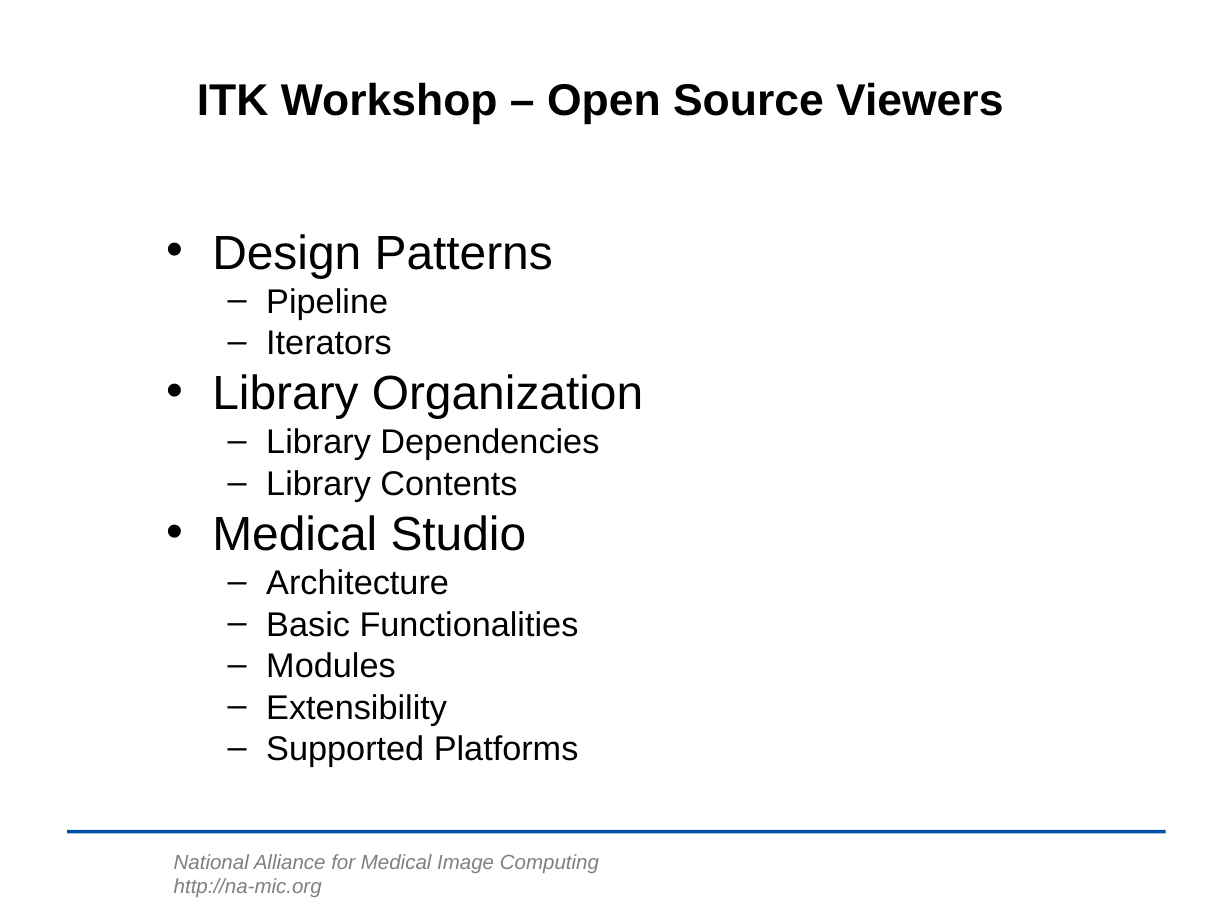
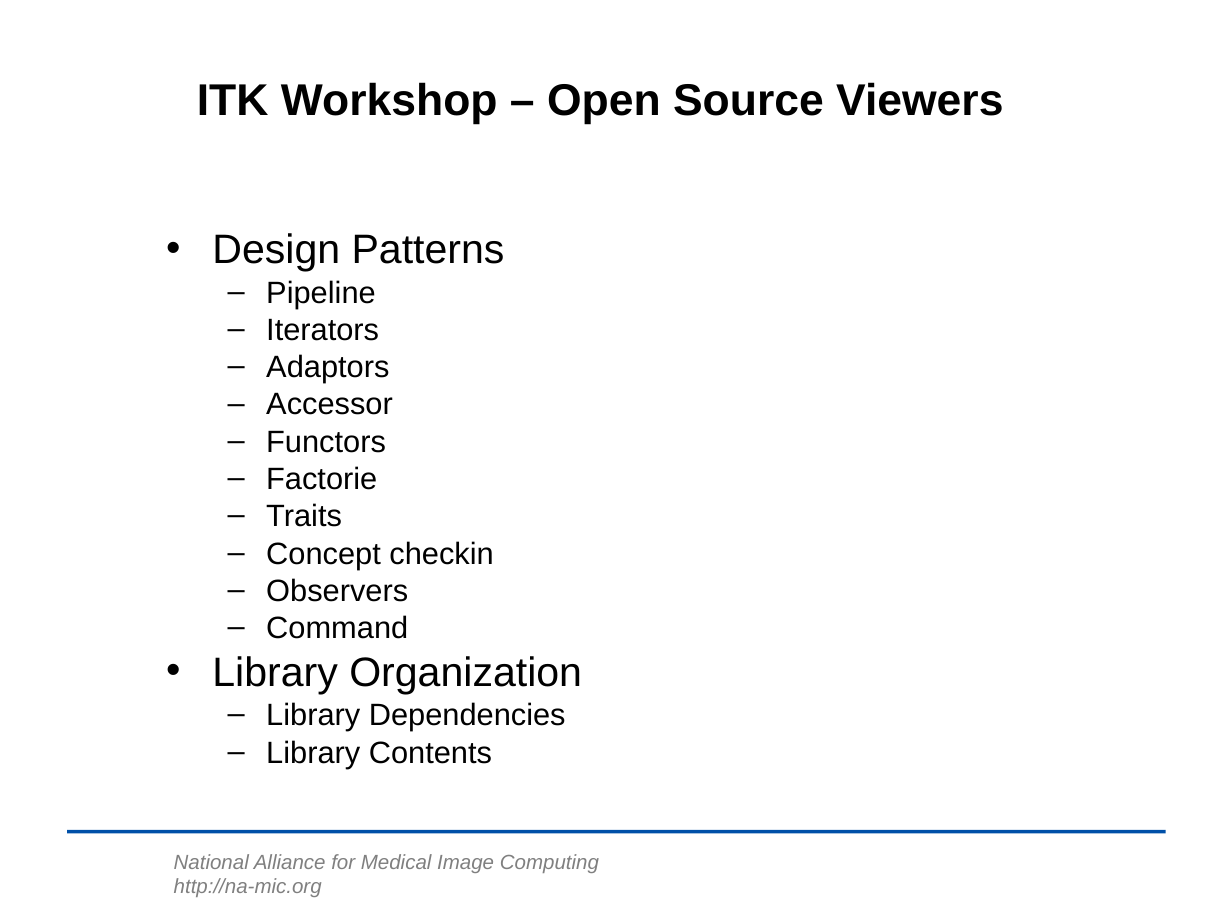
Before and after one commit to lheckemann/namic-sandbox, a slide deck: slide 2 of ITKAdvancedCourse/doc/presentations/DesignPatterns.ppt. Drawn at 1232x924 pixels with LibreOffice and Linux fonts; fonts in the diff are those of the drawing; background and template pictures are left out. Boxes give left, top, right and bottom in pixels: in the first picture for what was removed or moved away, otherwise in the second. Text is boxed around its words. In the diff, an @@ line names an element or a change of style, - is before the commit and + after.

```diff
--- a/ITKAdvancedCourse/doc/presentations/DesignPatterns.ppt
+++ b/ITKAdvancedCourse/doc/presentations/DesignPatterns.ppt
@@ text at (x1=212, y1=233, x2=582, y2=768): size 28 to 24 pt in "Design Patterns", "Library Organization"; size 20 to 18 pt in "Pipeline", "Iterators", "Library Dependencies", "Library Contents"; less space between paragraphs @@
@@ text at (x1=266, y1=354, x2=493, y2=639): paragraphs added @@
+  – Adaptors
+  – Accessor
+  – Functors
+  – Factorie
+  – Traits
+  – Concept checkin
+  – Observers
+  – Command
@@ text at (x1=212, y1=515, x2=579, y2=766): paragraphs removed @@
-• Medical Studio
-  – Architecture
-  – Basic Functionalities
-  – Modules
-  – Extensibility
-  – Supported Platforms
```
Also in this commit, not shown: 1 other file.
